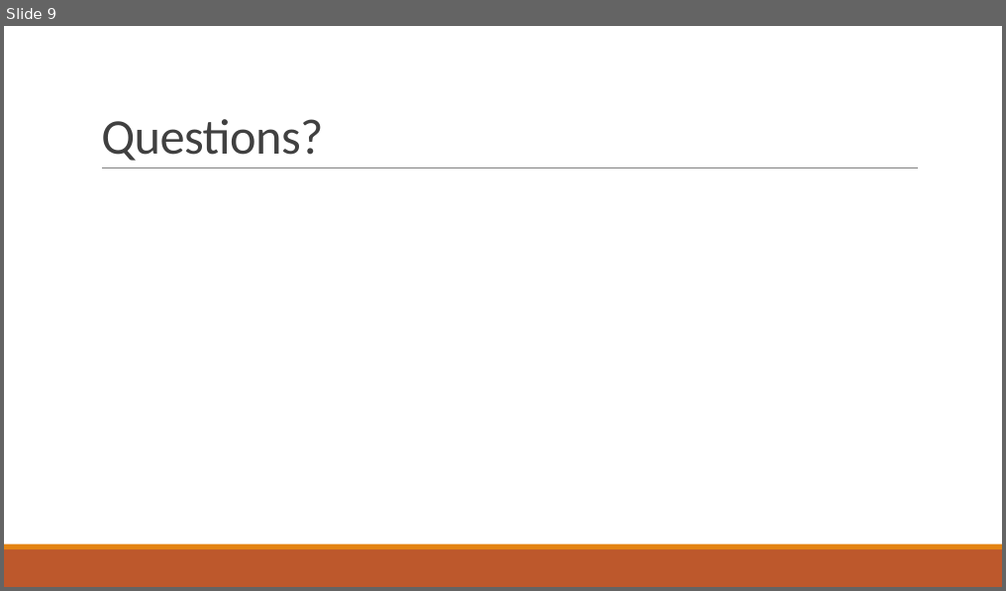
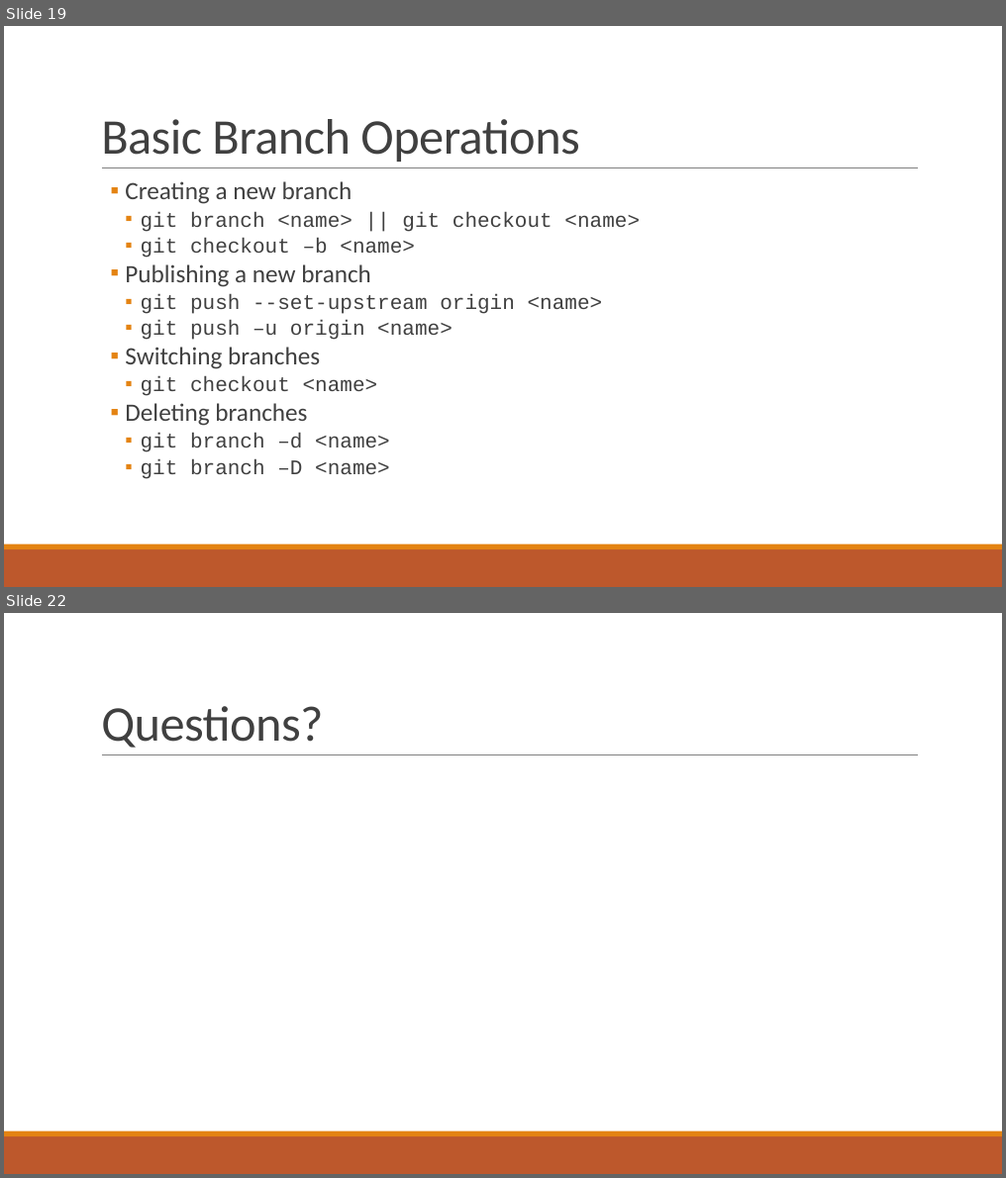
Before and after one commit to qccoders/presentations, a slide deck: QC Coders - Git Good!.pptx. Shown one above the other, each under a label of ours: slide 9 before the commit, slides 19 and 22 after it; the slides between them are not shown. The pictures are 1006x591 and 1006x1178 pixels, drawn with LibreOffice and Linux fonts; fonts in the diff are those of the drawing. Boxes give left, top, right and bottom in pixels: in the first picture for what was removed or moved away, otherwise in the second. Text is boxed around its words. In the diff, an @@ line names an element or a change of style, - is before the commit and + after.

```diff
--- a/QC Coders - Git Good!.pptx
+++ b/QC Coders - Git Good!.pptx
@@ slide 19 added at <box>4,26,1002,587</box>, background #FFFFFF; not listed: 3 template elements that a slide beside it also shows @@
@@ title added at <box>101,119,579,162</box>, 48 pt, text #404040 @@
+Basic Branch Operations
@@ text added at <box>125,181,640,479</box>, 20 pt, text #404040 @@
+  ▪ Creating a new branch
+    ▪ git branch <name> || git checkout <name>
+    ▪ git checkout –b <name>
+  ▪ Publishing a new branch
+    ▪ git push --set-upstream origin <name>
+    ▪ git push –u origin <name>
+  ▪ Switching branches
+    ▪ git checkout <name>
+  ▪ Deleting branches
+    ▪ git branch –d <name>
+    ▪ git branch –D <name>
@@ what was slide 9 is now slide 22 @@
```
Also in this commit, not shown: 15 other slides added, 3 slides removed.
